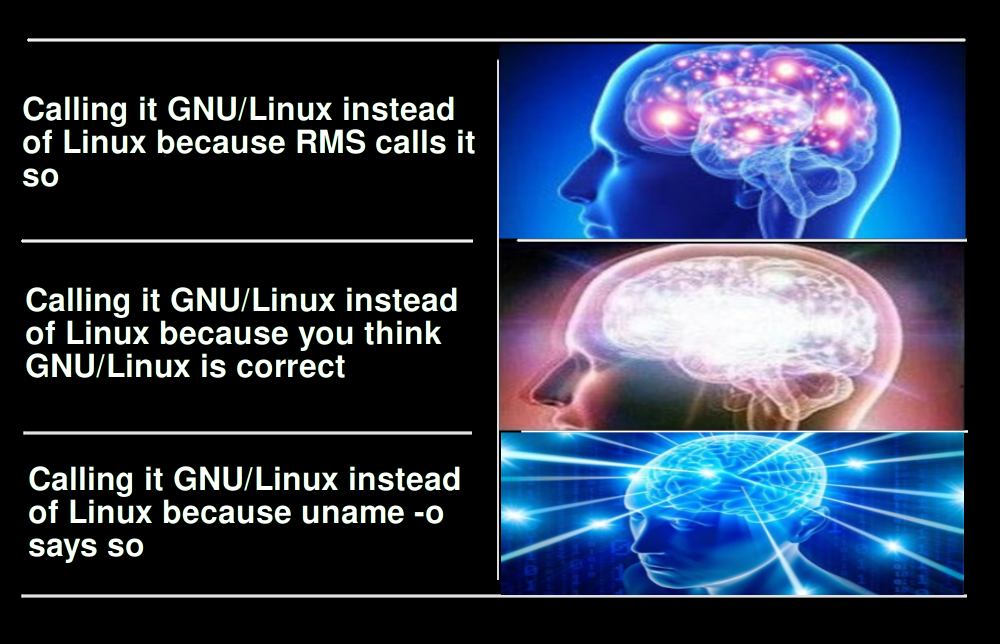
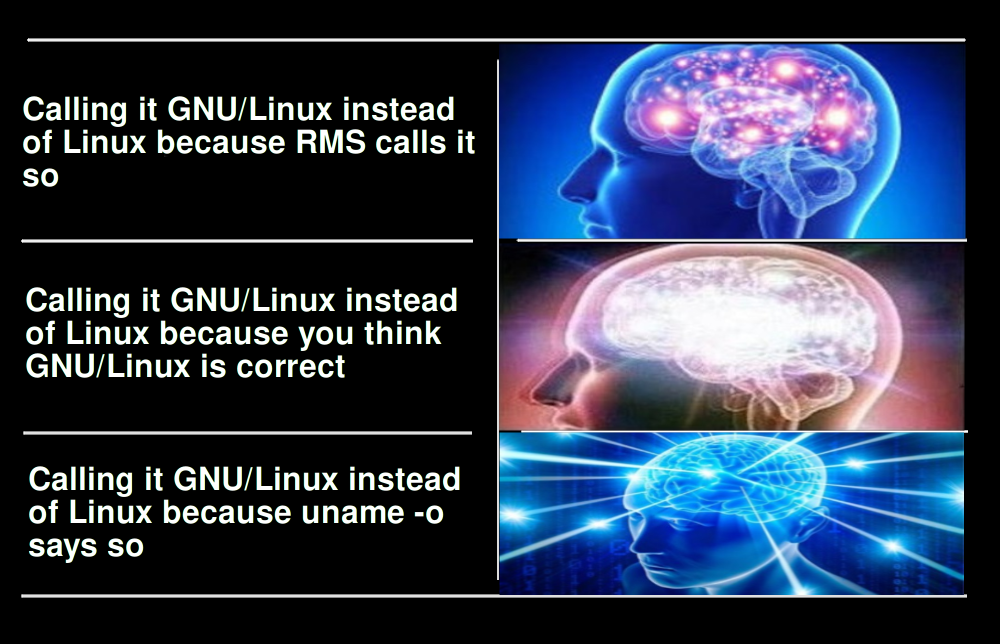
Before/after of a 1000×644 layered artwork. What changed in the layer stack:
painted on "3.jpg" over [499, 432, 935, 595]
